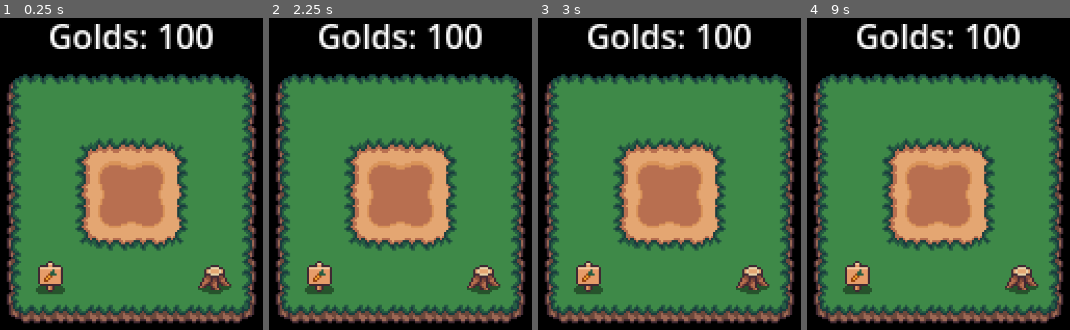
Above: before the commit, frames 1-4 (left to right).
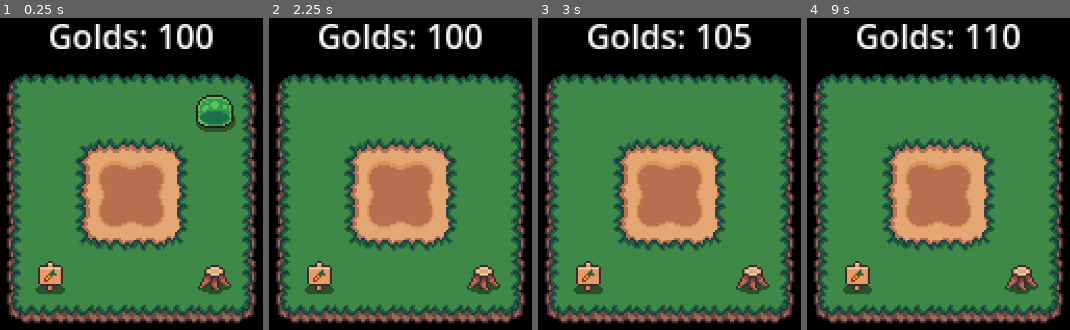
Above: after the commit, the same moments.

Repository: Nabir14/PocketFarm
Game: Godot game, scene res://gamefiles/scenes/world.tscn
Two runs of this game, one before a commit and one after it. Both use one fixed random seed, a clock stepped at 60 frames per second and the inputs below. The engine's default icon, where the game draws it, is replaced by a stand-in: a white triangle on a blue panel in a dark square.
Inputs (mouse positions are in pixels of both pictures, inside the frame that each line leads up to):
- Up to frame 1 (0.25 s): no input
- Up to frame 2 (2.25 s): tap Enter at 0.5, 2 s; move the mouse to (outside the picture) at 0.52 s; press the mouse at (outside the picture) at 0.53 s; right-click (outside the picture) at 0.8 s; tap Space at 1.25 s; move the mouse to (outside the picture) at 1.27 s; release the mouse at (outside the picture) at 1.28 s; right-click (outside the picture) at 1.35 s; click (outside the picture) at 1.55 s; move the mouse to (479, 96) at 2.02 s; press the mouse at (479, 96) at 2.03 s
- Up to frame 3 (3 s): right-click (748, 96) at 2.3 s; tap Space at 2.75 s; move the mouse to (630, 283) at 2.77 s; release the mouse at (630, 283) at 2.78 s; right-click (630, 283) at 2.85 s
- Up to frame 4 (9 s): click (899, 283) at 3.05 s; tap Enter at 3.5 s; move the mouse to (outside the picture) at 3.52 s; press the mouse at (outside the picture) at 3.53 s; right-click (outside the picture) at 3.8 s; tap Space at 4.25 s; move the mouse to (outside the picture) at 4.27 s; release the mouse at (outside the picture) at 4.28 s; right-click (outside the picture) at 4.35 s; click (outside the picture) at 4.55 s; move the mouse to (977, 195) at 5.02 s; press the mouse at (977, 195) at 5.03 s; right-click (977, 195) at 5.3 s; move the mouse to (817, 83) at 5.77 s; release the mouse at (817, 83) at 5.78 s; right-click (817, 83) at 5.85 s; click (817, 83) at 6.05 s; move the mouse to (outside the picture) at 6.52 s; press the mouse at (outside the picture) at 6.53 s; right-click (outside the picture) at 6.8 s; move the mouse to (outside the picture) at 7.27 s; release the mouse at (outside the picture) at 7.28 s; right-click (outside the picture) at 7.35 s; click (outside the picture) at 7.55 s; move the mouse to (1017, 96) at 8.02 s; press the mouse at (1017, 96) at 8.03 s; right-click (1017, 96) at 8.3 s; move the mouse to (899, 283) at 8.77 s; release the mouse at (899, 283) at 8.78 s; right-click (899, 283) at 8.85 s

The runs differ from the first frame. In frame 1, 1.2% of the frame differs, in the area x 74-90%, y 24-37%; in frame 2, nothing differs; in frame 3, 0.3%; in frame 4, 0.4%.

Commit message:
Monster System Complete

Diff:
--- /dev/null
+++ b/gamefiles/scenes/objects/slime.tscn
@@ -0,0 +1,63 @@
+[gd_scene format=3 uid="uid://dg5mh3mq03dkn"]
+
+[ext_resource type="Texture2D" uid="uid://r4wpunfrcwe3" path="res://gamefiles/textures/enimes/slime_spritesheet.png" id="1_q1gft"]
+[ext_resource type="Script" uid="uid://dtw75way1382h" path="res://gamefiles/scripts/systems/topdown_npc_2d.gd" id="1_v8c58"]
+[ext_resource type="Script" uid="uid://b4ahj57l75jxt" path="res://gamefiles/scripts/managers/monster_manager.gd" id="3_xmcxv"]
+
+[sub_resource type="CircleShape2D" id="CircleShape2D_xmcxv"]
+
+[sub_resource type="AtlasTexture" id="AtlasTexture_xmcxv"]
+atlas = ExtResource("1_q1gft")
+region = Rect2(0, 0, 64, 64)
+
+[sub_resource type="AtlasTexture" id="AtlasTexture_sakrb"]
+atlas = ExtResource("1_q1gft")
+region = Rect2(64, 0, 64, 64)
+
+[sub_resource type="AtlasTexture" id="AtlasTexture_3s6xl"]
+atlas = ExtResource("1_q1gft")
+region = Rect2(128, 0, 64, 64)
+
+[sub_resource type="AtlasTexture" id="AtlasTexture_mqblk"]
+atlas = ExtResource("1_q1gft")
+region = Rect2(192, 0, 64, 64)
+
+[sub_resource type="SpriteFrames" id="SpriteFrames_0vvtg"]
+animations = [{
+"frames": [{
+"duration": 1.0,
+"texture": SubResource("AtlasTexture_xmcxv")
+}, {
+"duration": 1.0,
+"texture": SubResource("AtlasTexture_sakrb")
+}, {
+"duration": 1.0,
+"texture": SubResource("AtlasTexture_3s6xl")
+}, {
+"duration": 1.0,
+"texture": SubResource("AtlasTexture_mqblk")
+}],
+"loop": true,
+"name": &"walk",
+"speed": 5.0
+}]
+
+[node name="slime" type="CharacterBody2D" unique_id=625824312]
+script = ExtResource("1_v8c58")
+
+[node name="CollisionShape2D" type="CollisionShape2D" parent="." unique_id=1150596533]
+shape = SubResource("CircleShape2D_xmcxv")
+
+[node name="AnimatedSprite2D" type="AnimatedSprite2D" parent="." unique_id=1459671804]
+sprite_frames = SubResource("SpriteFrames_0vvtg")
+animation = &"walk"
+
+[node name="monster_manager" type="Node" parent="." unique_id=1998982490 node_paths=PackedStringArray("monster", "animated_sprite", "wander_timer")]
+script = ExtResource("3_xmcxv")
+monster = NodePath("..")
+animated_sprite = NodePath("../AnimatedSprite2D")
+wander_timer = NodePath("../Timer")
+
+[node name="Timer" type="Timer" parent="." unique_id=1212712995]
+wait_time = 3.0
+autostart = true
--- a/gamefiles/scenes/world.tscn
+++ b/gamefiles/scenes/world.tscn
@@ -15,6 +15,7 @@
 [ext_resource type="Script" uid="uid://cod037ps24p72" path="res://gamefiles/scripts/systems/dynamic_inventory.gd" id="11_jglce"]
 [ext_resource type="Script" uid="uid://de04pvj4fle7y" path="res://gamefiles/scripts/systems/economy_system.gd" id="12_8v8f1"]
 [ext_resource type="Script" uid="uid://cx2lask71vota" path="res://gamefiles/scripts/managers/upgrades_manager.gd" id="15_d1g8r"]
+[ext_resource type="PackedScene" uid="uid://dg5mh3mq03dkn" path="res://gamefiles/scenes/objects/slime.tscn" id="16_278ho"]
 
 [sub_resource type="TileSetAtlasSource" id="TileSetAtlasSource_wb8wt"]
 texture = ExtResource("1_ysfsh")
@@ -231,3 +232,6 @@
 grow_horizontal = 2
 grow_vertical = 2
 text = "Golds: -1"
+
+[node name="slime" parent="." unique_id=625824312 instance=ExtResource("16_278ho")]
+position = Vector2(40, -40)
--- a/gamefiles/scripts/levels/world.gd
+++ b/gamefiles/scripts/levels/world.gd
@@ -32,6 +32,11 @@
 	if event.is_action_pressed("mouse_action"):
 		var mouse_position : Vector2 = get_global_mouse_position()
 		var tile_position : Vector2i = farm_manager.to_farm_position(mouse_position)
+
+		if ($slime.global_position - mouse_position).length() < 10.:
+			$slime.hide()
+			$slime.disabled = true
+			economy_system.add_currency(main_currency, 5)
 
 		if farm_manager.crop_tilemap_layer.get_cell_atlas_coords(tile_position) == farm_manager.exit_atlas_coords:
 			get_tree().quit()
@@ -70,6 +75,13 @@
 		farm_manager.harvest_crop(tile_position)
 
 	$debug_ui/gold.text = str(main_currency.name)+"s: "+str(economy_system.current_balance[main_currency])
+
+func _physics_process(_delta: float) -> void:
+	if not $slime.disabled:
+		var enemy_pos = farm_manager.crop_tilemap_layer.local_to_map($slime.global_position)
+
+		if not farm_manager.is_tile_empty(enemy_pos):
+			farm_manager.remove_crop(enemy_pos)
 
 func process_default() -> void:
 	inventory_manager.setup_inventory_systems()
--- a/gamefiles/scripts/managers/farm_manager.gd
+++ b/gamefiles/scripts/managers/farm_manager.gd
@@ -14,26 +14,32 @@
 
 var planted_crops : Array[Dictionary]
 
+func add_crop(tile_position : Vector2i, crop : Crop) -> void:
+	planted_crops.append({
+		"resource": crop,
+		"position": tile_position,
+		"current_age": 0
+	})
+
+	crop_tilemap_layer.set_cell(tile_position, crop_source_id, crop.age_sprites[0])
+
+func remove_crop(tile_position : Vector2i) -> void:
+	for crop in planted_crops:
+		if crop.position == tile_position:
+			planted_crops.erase(crop)
+			crop_tilemap_layer.erase_cell(tile_position)
+
 func plant_crop(tile_position : Vector2i, crop : Crop) -> void:
 	if is_tile_farm_land(tile_position) and is_tile_empty(tile_position):
-		planted_crops.append({
-			"resource": crop,
-			"position": tile_position,
-			"current_age": 0
-		})
-
-		crop_tilemap_layer.set_cell(tile_position, crop_source_id, crop.age_sprites[0])
-
+		add_crop(tile_position, crop)
 		crop_planted.emit(crop, tile_position)
 
 func harvest_crop(tile_position : Vector2i) -> void:
 	if is_tile_ready_for_harvest(tile_position):
 		for crop in planted_crops:
 			if crop.position == tile_position:
-				planted_crops.erase(crop)
-				crop_tilemap_layer.erase_cell(tile_position)
+				remove_crop(tile_position)
 				crop_harvested.emit(crop.resource, tile_position)
-
 
 func update_crops() -> void:
 	for crop in planted_crops:
--- /dev/null
+++ b/gamefiles/scripts/managers/monster_manager.gd
@@ -0,0 +1,25 @@
+extends Node
+class_name MonsterManager
+
+@export var monster : TopdownNpc2D
+@export var animated_sprite : AnimatedSprite2D
+@export var wander_timer : Timer
+
+func _ready() -> void:
+	monster.target_set.connect(_on_target_set)
+	monster.target_reached.connect(_on_target_reached)
+	wander_timer.timeout.connect(_on_wander)
+
+func _on_target_set() -> void:
+	animated_sprite.play("walk")
+
+func _on_target_reached() -> void:
+	animated_sprite.stop()
+
+func _on_wander() -> void:
+	monster.set_target(
+		Vector2(
+			randi_range(-monster.limit, monster.limit),
+			randi_range(-monster.limit, monster.limit)
+		)
+	)
--- /dev/null
+++ b/gamefiles/scripts/systems/topdown_npc_2d.gd
@@ -0,0 +1,32 @@
+extends CharacterBody2D
+class_name TopdownNpc2D
+
+signal target_set
+signal target_reached
+
+@export var limit : int = 32
+@export var speed : float = 20.
+
+var disabled : bool = false
+var target_position : Vector2
+var should_follow : bool = false
+
+func set_target(target_pos : Vector2) -> void:
+	target_position = target_pos
+	should_follow = true
+	target_set.emit()
+
+func _physics_process(delta: float) -> void:
+	if disabled: return
+
+	if should_follow and target_position.length() < limit:
+		var direction = target_position - global_position
+		velocity = direction.normalized() * speed
+
+		if direction.length() <= speed * delta:
+			velocity = Vector2.ZERO
+			global_position = target_position
+			should_follow = false
+			target_reached.emit()
+
+		move_and_slide()
Not shown, added: gamefiles/scripts/managers/monster_manager.gd.uid
Not shown, added: gamefiles/scripts/systems/topdown_npc_2d.gd.uid
Binary file added: gamefiles/textures/enimes/slime_spritesheet.png
Not shown, added: gamefiles/textures/enimes/slime_spritesheet.png.import
